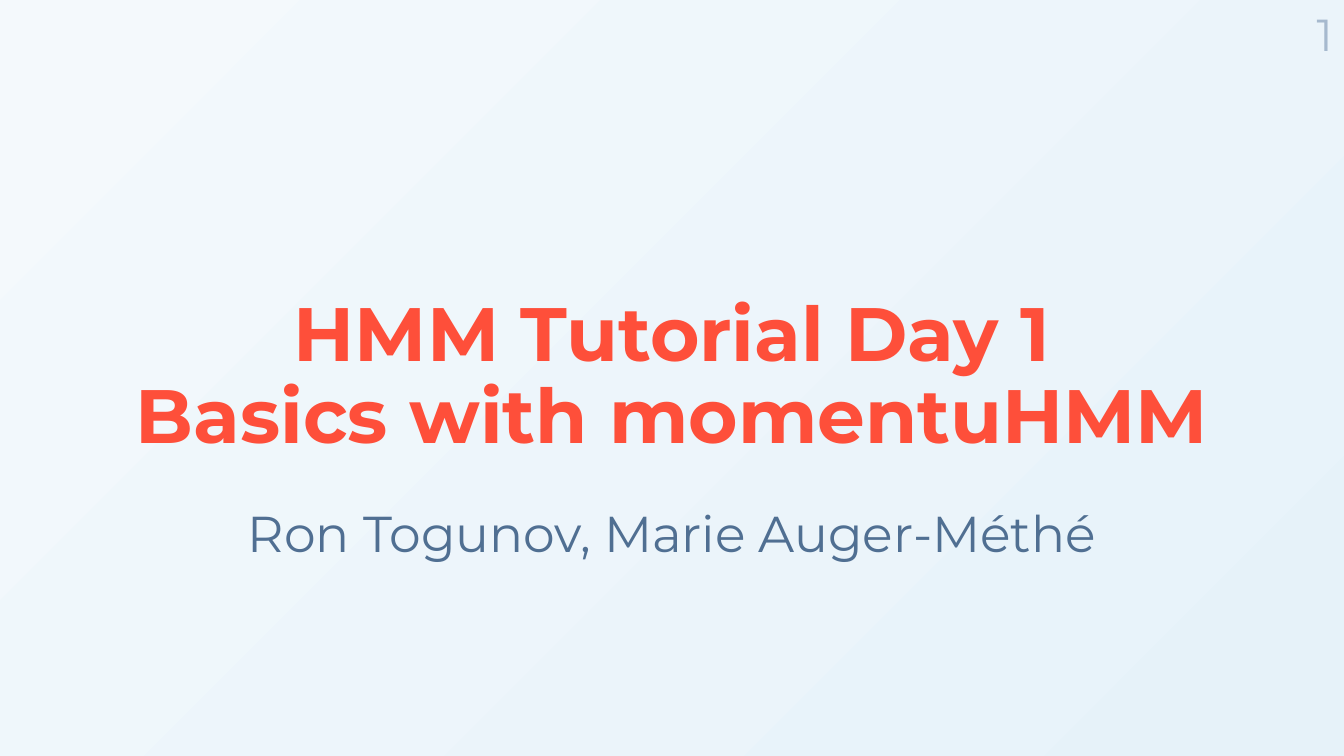
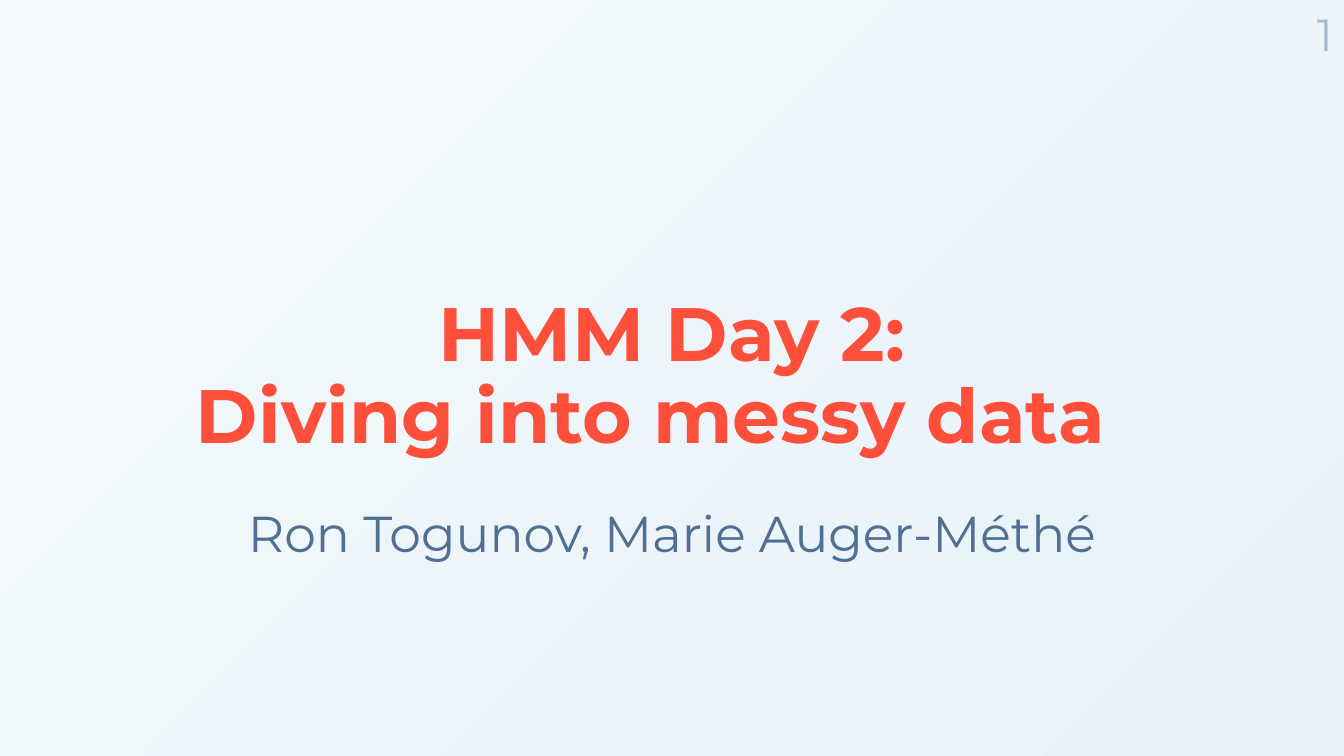
Before and after one commit to MarieAugerMethe/DFO_HMM_2022, a slide deck: slide 1 of Day2/HMM_Tutorial_Day2.pptx. Drawn at 1344x756 pixels with LibreOffice and Linux fonts; fonts in the diff are those of the drawing; background and template pictures are left out. Boxes give left, top, right and bottom in pixels: in the first picture for what was removed or moved away, otherwise in the second. Text is boxed around its words. In the diff, an @@ line names an element or a change of style, - is before the commit and + after.

```diff
--- a/Day2/HMM_Tutorial_Day2.pptx
+++ b/Day2/HMM_Tutorial_Day2.pptx
@@ title at (196,307,1105,459): text changed @@
-HMM Tutorial Day 1
-Basics with momentuHMM
+HMM Day 2:
+Diving into messy data
```
Also in this commit, not shown: 2 other slides changed, 7 slides added, 7 slides removed.
